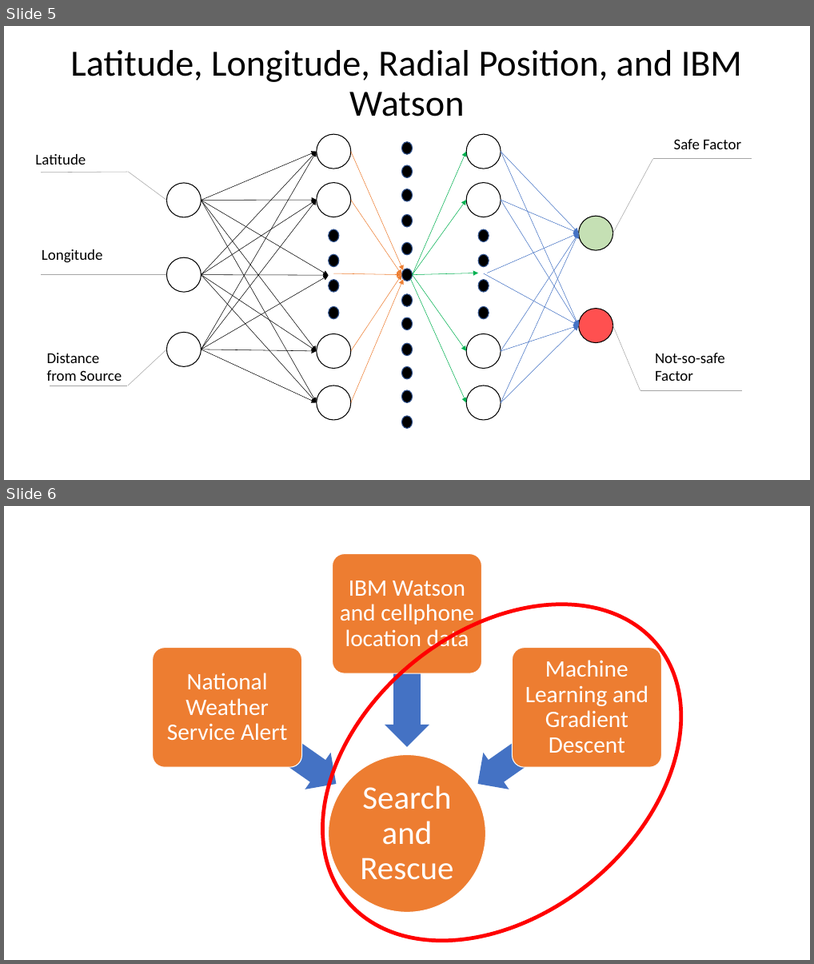
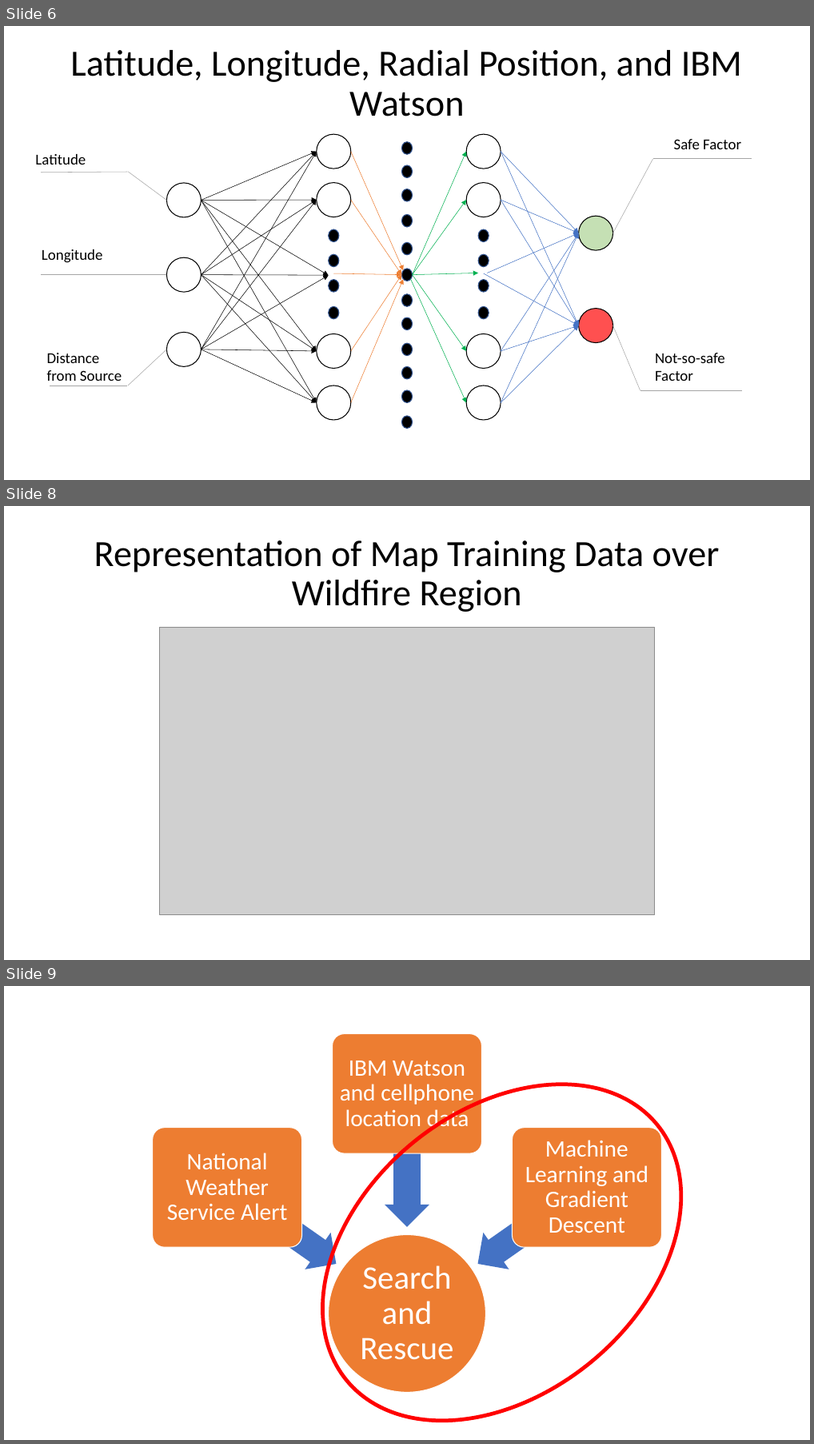
Before and after one commit to McCuf/MachineLearningSAR, a slide deck: CuseHacksPresentation.pptx. Shown one above the other, each under a label of ours: slides 5 and 6 before the commit, slides 6, 8 and 9 after it; the slides between them are not shown. The pictures are 814x964 and 814x1444 pixels, drawn with LibreOffice and Linux fonts; fonts in the diff are those of the drawing; grey boxes stand for pictures. Boxes give left, top, right and bottom in pixels: in the first picture for what was removed or moved away, otherwise in the second. Text is boxed around its words. In the diff, an @@ line names an element or a change of style, - is before the commit and + after.

```diff
--- a/CuseHacksPresentation.pptx
+++ b/CuseHacksPresentation.pptx
@@ slide 8 added at box(4, 506, 810, 960), background #FFFFFF @@
@@ title added at box(94, 540, 720, 612), 44 pt, text #000000 @@
+Representation of Map Training Data over Wildfire Region
@@ picture added at box(159, 627, 655, 915) @@
@@ what was slide 5 is now slide 6 @@
@@ what was slide 6 is now slide 9 @@
```
Also in this commit, not shown: 1 slide changed, 2 other slides added.
